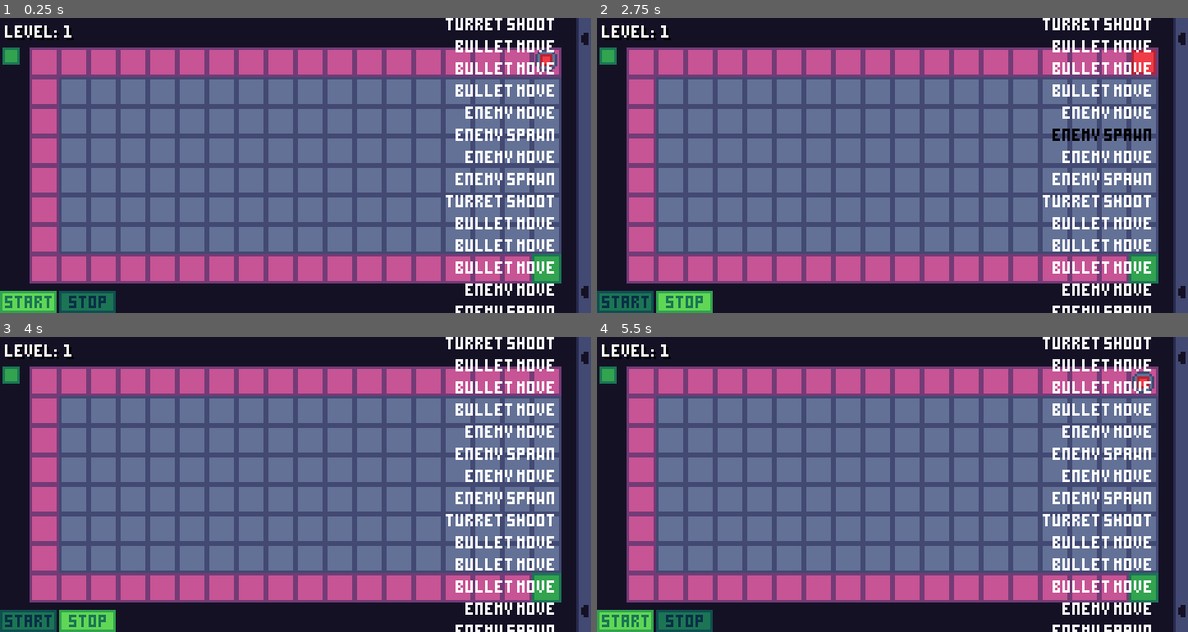
Above: before the commit, frames 1-4 (two rows, left to right).
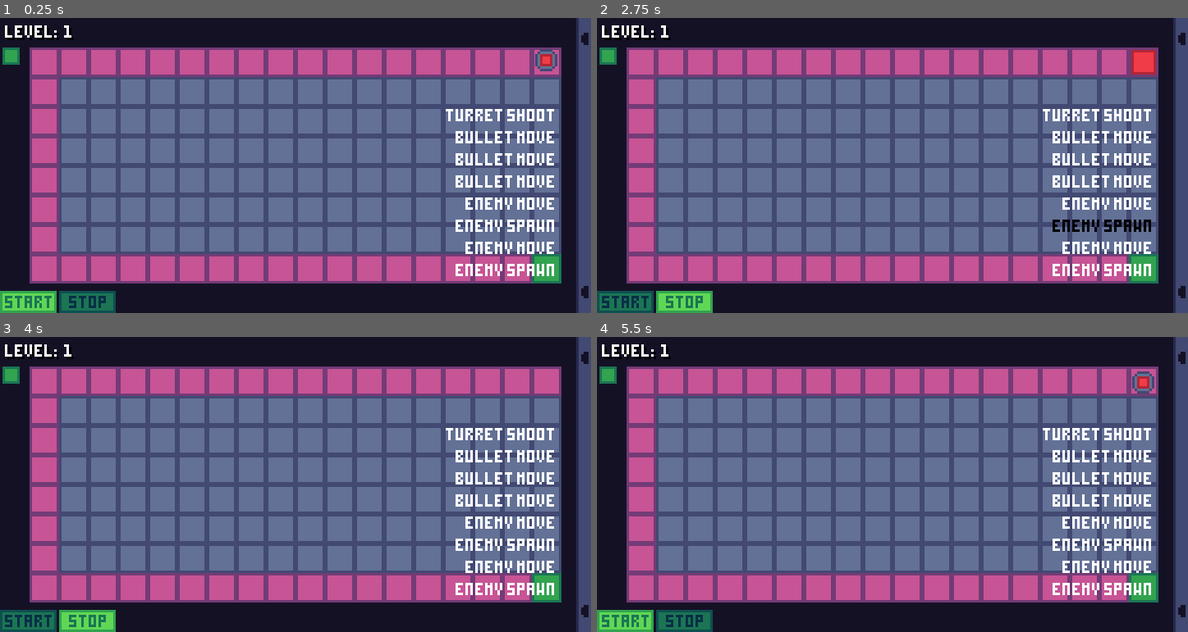
Above: after the commit, the same moments.

Repository: mariothedog/brackeys-game-jam
Game: Godot game, scene res://main/main.tscn
Two runs of this game, one before a commit and one after it. Both use one fixed random seed, a clock stepped at 60 frames per second and the inputs below.
Inputs (mouse positions are in pixels of both pictures, inside the frame that each line leads up to):
- Up to frame 1 (0.25 s): no input
- Up to frame 2 (2.75 s): click (626, 301) at 0.5 s; click (685, 301) at 1.25 s; click (626, 301) at 2 s
- Up to frame 3 (4 s): click (88, 620) at 2.75 s; click (29, 620) at 3.5 s
- Up to frame 4 (5.5 s): click (685, 620) at 4.25 s; move the mouse to (1022, 469) at 5.02 s; click (1022, 469) at 5.17 s

The runs differ from the first frame. In frame 1, 4.6% of the frame differs, in the area x 75-94%, y 0-100%; in frame 2, 5.0%; in frame 3, 4.6%; in frame 4, 4.6%.

Commit message:
Add enemy group sizes

Diff:
--- a/src/levels/level_editor/level_data.gd
+++ b/src/levels/level_editor/level_data.gd
@@ -8,4 +8,5 @@
 export var num_lives: int
 export var num_turrets: int
 export var num_enemies: int
+export var enemy_group_size: int  # -1 means no groups (they continuously spawn)
 export var steps: Array
--- a/src/levels/level_editor/level_editor.gd
+++ b/src/levels/level_editor/level_editor.gd
@@ -7,6 +7,7 @@
 export (int, 1, 100) var num_lives := 1
 export (int, 1, 100) var num_turrets := 1
 export (int, 0, 1000) var num_enemies := 1
+export (int, -1, 1000) var enemy_group_size := -1
 export (Array, Constants.StepTypes) var steps
 # warning-ignore:unused_class_variable
 export var create_level := false setget _create_level
@@ -109,6 +110,7 @@
 	data.num_lives = num_lives
 	data.num_turrets = num_turrets
 	data.num_enemies = num_enemies
+	data.enemy_group_size = enemy_group_size
 	data.steps = steps
 # warning-ignore:return_value_discarded
 	ResourceSaver.save(FORMAT_PATH % level_num, data)
@@ -164,6 +166,7 @@
 	num_lives = level_data.num_lives
 	num_turrets = level_data.num_turrets
 	num_enemies = level_data.num_enemies
+	enemy_group_size = level_data.enemy_group_size
 	steps = level_data.steps
 	property_list_changed_notify()
 	_build_level(level_data)
--- a/src/levels/level_editor/level_editor.tscn
+++ b/src/levels/level_editor/level_editor.tscn
@@ -11,4 +11,6 @@
 script = ExtResource( 1 )
 num_lives = 100
 num_turrets = 100
+num_enemies = 20
+enemy_group_size = 5
 steps = [ 0, 1, 1, 1, 3, 2 ]
--- a/src/levels/resources/level_0.tres
+++ b/src/levels/resources/level_0.tres
@@ -14,5 +14,6 @@
 enemy_paths = [ PoolVector2Array( 17, 2, 16, 2, 15, 2, 14, 2, 13, 2, 12, 2, 11, 2, 10, 2, 9, 2, 8, 2, 7, 2, 6, 2, 5, 2, 4, 2, 3, 2, 2, 2, 2, 3, 2, 4, 2, 5, 2, 6, 2, 7, 3, 7, 4, 7, 5, 7, 6, 7, 7, 7, 8, 7, 9, 7, 10, 7, 11, 7, 12, 7, 13, 7, 14, 7, 15, 7, 16, 7, 17, 7 ) ]
 num_lives = 100
 num_turrets = 100
-num_enemies = 1
+num_enemies = 20
+enemy_group_size = 5
 steps = [ 0, 1, 1, 1, 3, 2 ]
--- a/src/levels/resources/level_1.tres
+++ b/src/levels/resources/level_1.tres
@@ -15,4 +15,5 @@
 num_lives = 1
 num_turrets = 2
 num_enemies = 4
-steps = [ 0, 1, 1, 1, 3, 2, 3, 2, 0, 1, 1, 1, 3, 2, 3 ]
+enemy_group_size = 3
+steps = [ 0, 1, 1, 1, 3, 2, 3, 2 ]
--- a/src/levels/resources/level_2.tres
+++ b/src/levels/resources/level_2.tres
@@ -15,4 +15,5 @@
 num_lives = 1
 num_turrets = 2
 num_enemies = 10
+enemy_group_size = -1
 steps = [ 0, 1, 1, 1, 3, 3, 3, 2, 3, 3, 3, 2 ]
--- a/src/main/main.gd
+++ b/src/main/main.gd
@@ -6,7 +6,7 @@
 
 var _level_data: LevelData
 var _num_enemies_left: int
-var _num_enemy_spawn_attempts := 0
+var _num_enemies_spawned_in_group := 0
 var _num_enemies_dead := 0 setget _set_num_enemies_dead
 var _step_index := 0
 var _turn_num := 0
@@ -64,13 +64,14 @@
 func _reset() -> void:
 	_step_index = 0
 	_turn_num = 0
+	_num_enemies_spawned_in_group = 0
+	_num_enemies_dead = 0
 	hud.highlight_step_labels(-1)
 	if not _level_data:
 		push_warning("Attempted to reset but the level data is invalid")
 		return
 	lives.num_lives = _level_data.num_lives
 	_num_enemies_left = _level_data.num_enemies
-	_num_enemies_dead = 0
 
 
 func _force_stop() -> void:
@@ -136,7 +137,11 @@
 		step = _level_data.steps[_step_index]
 		match step:
 			Constants.StepTypes.ENEMY_SPAWN:
-				is_valid = _num_enemies_left > 0
+				if _num_enemies_spawned_in_group == _level_data.enemy_group_size:
+					is_valid = false
+					_num_enemies_spawned_in_group = 0
+				else:
+					is_valid = _num_enemies_left > 0
 			Constants.StepTypes.ENEMY_MOVE:
 				is_valid = enemies.get_child_count() > 0
 			Constants.StepTypes.BULLET_MOVE:
@@ -153,7 +158,7 @@
 	hud.highlight_step_labels(_step_index)
 	match step:
 		Constants.StepTypes.ENEMY_SPAWN:
-			_num_enemy_spawn_attempts += 1
+			_num_enemies_spawned_in_group += 1
 			_num_enemies_left -= 1
 			enemies.spawn_enemy()
 		Constants.StepTypes.ENEMY_MOVE:
